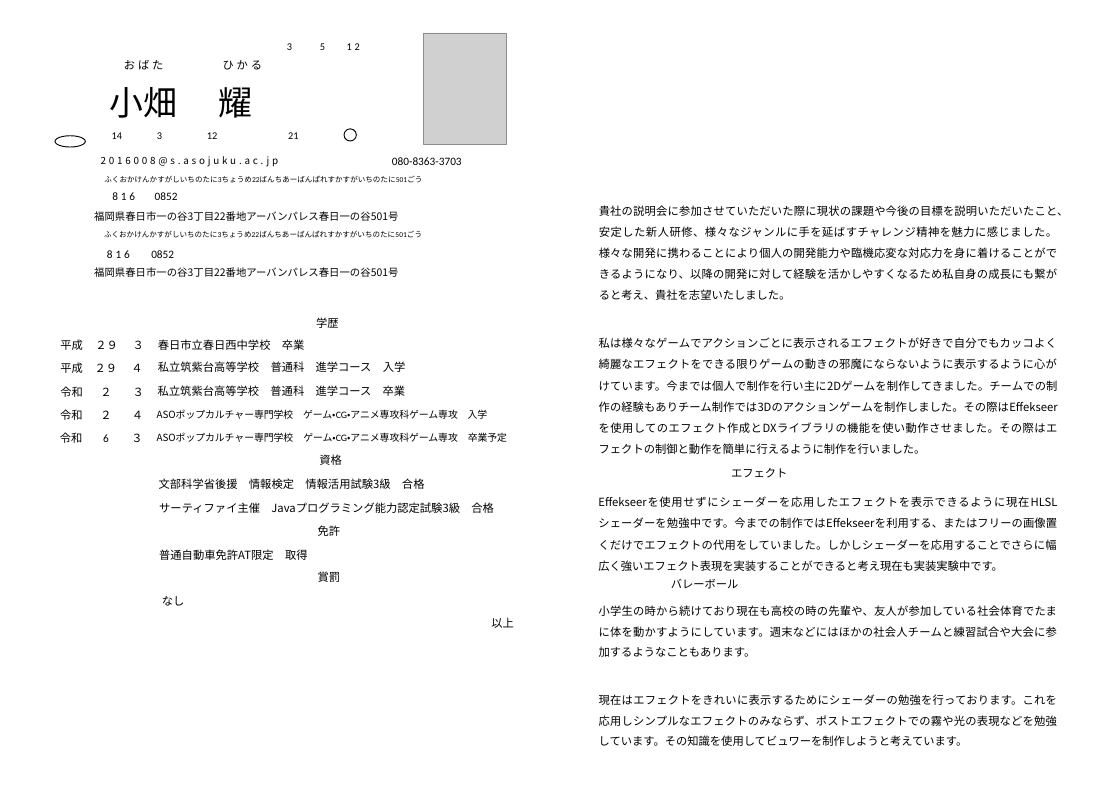
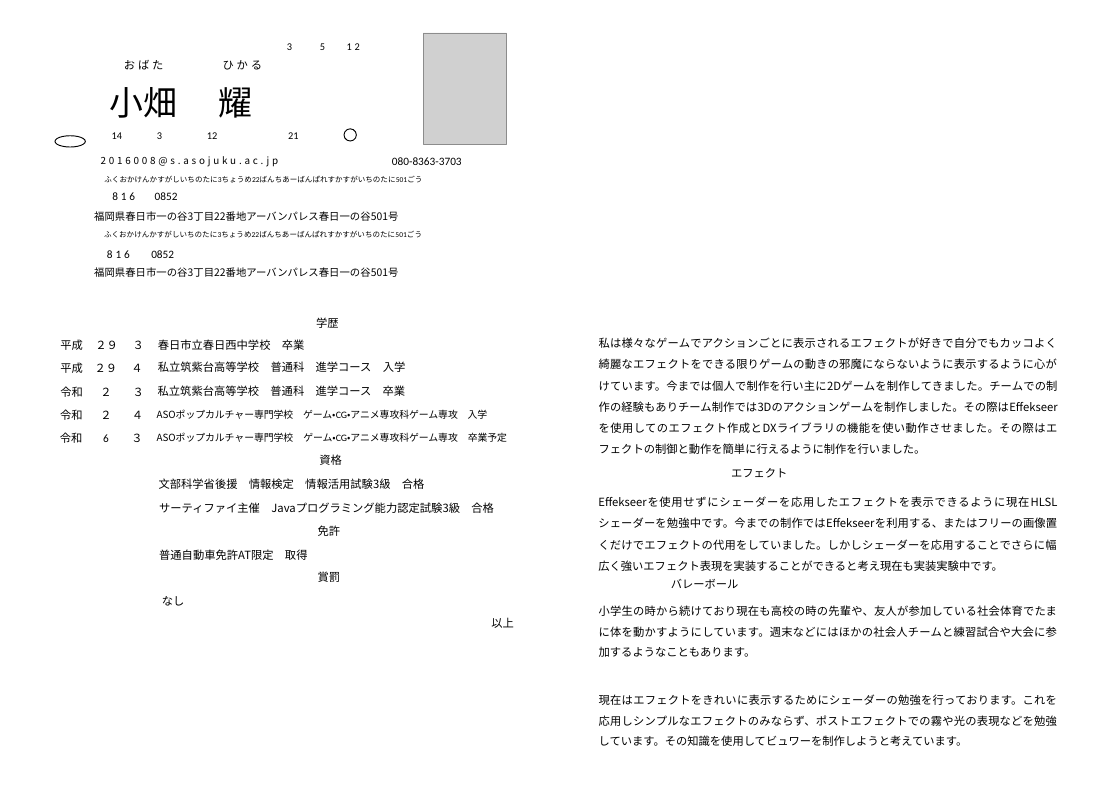
Before and after one commit to Hikarunn/Resume, a slide deck: slide 1 of ASOポップカルチャー専門学校_小畑耀_(株)サファリゲームズ_履歴書.pptx. Drawn at 1120x792 pixels with LibreOffice and Linux fonts; fonts in the diff are those of the drawing; grey boxes stand for pictures; background and template pictures are left out. Boxes give left, top, right and bottom in pixels: in the first picture for what was removed or moved away, otherwise in the second. Text is boxed around its words. In the diff, an @@ line names an element or a change of style, - is before the commit and + after.

```diff
--- a/ASOポップカルチャー専門学校_小畑耀_(株)サファリゲームズ_履歴書.pptx
+++ b/ASOポップカルチャー専門学校_小畑耀_(株)サファリゲームズ_履歴書.pptx
@@ text removed at (599,205,1069,300) @@
-貴社の説明会に参加させていただいた際に現状の課題や今後の目標を説明いただいたこと、安定した新人研修、様々なジャンルに手を延ばすチャレンジ精神を魅力に感じました。様々な開発に携わることにより個人の開発能力や臨機応変な対応力を身に着けることができるようになり、以降の開発に対して経験を活かしやすくなるため私自身の成長にも繋がると考え、貴社を志望いたしました。
```
Also in this commit, not shown: 4 other files.
